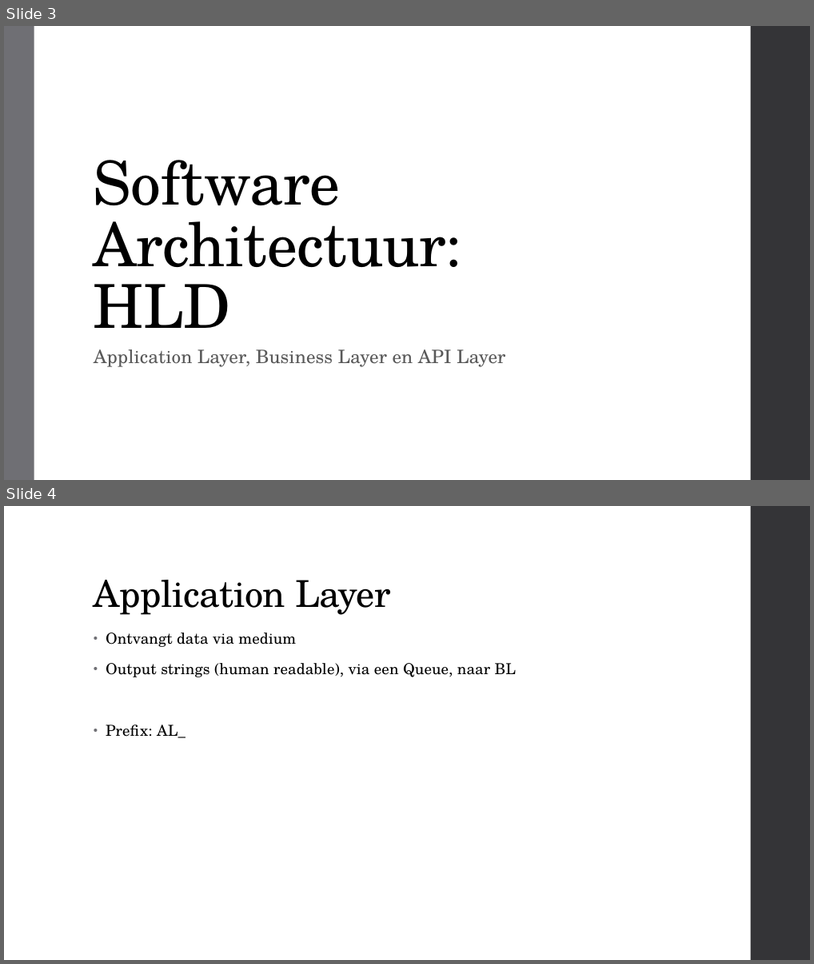
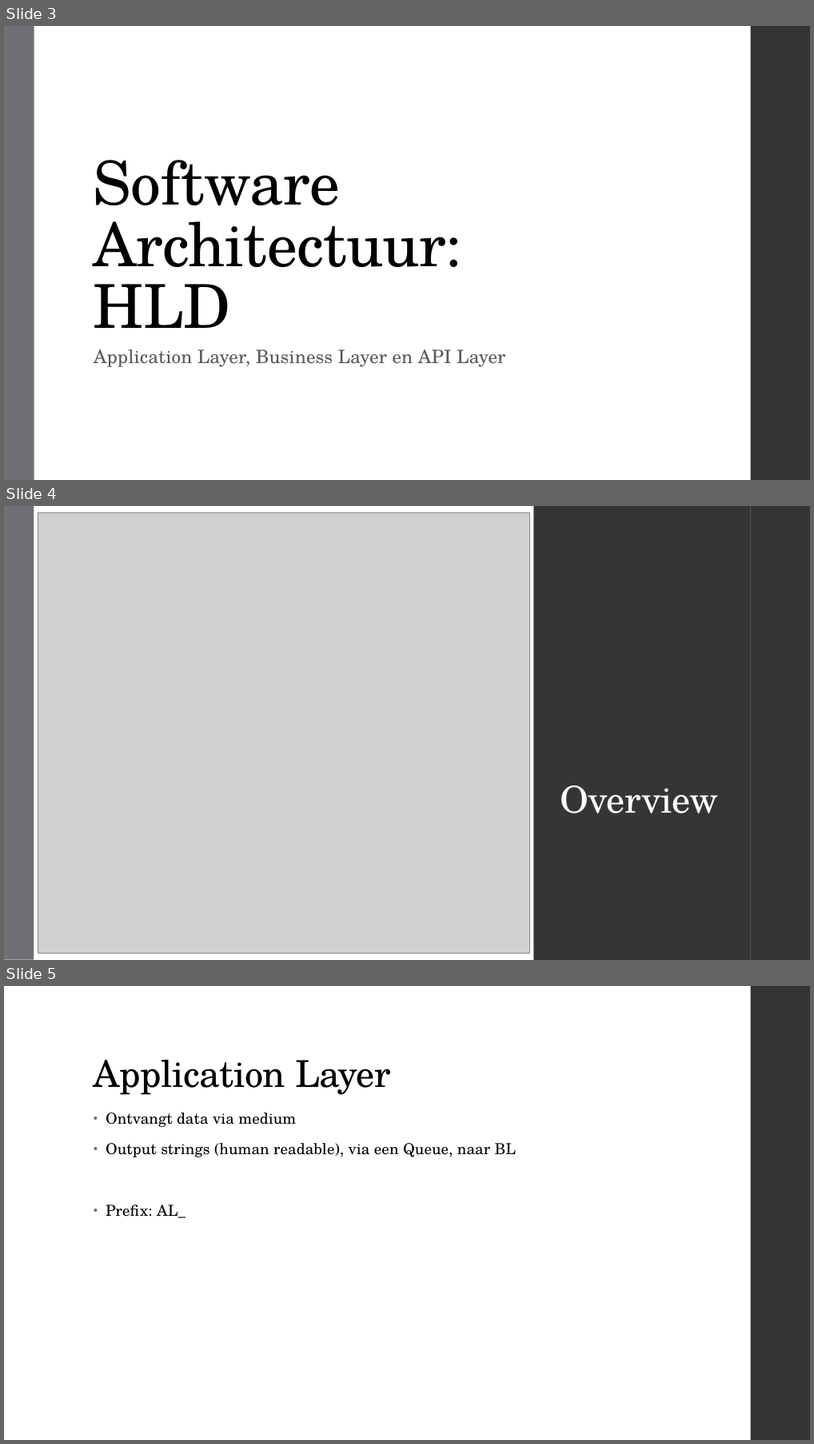
Before and after one commit to JesseSwildens/Software-ontwikkeling-VESOFTON, a slide deck: docs/Pitch Project Startup.pptx. Shown one above the other, each under a label of ours: slides 3 and 4 before the commit, slides 3, 4 and 5 after it. The pictures are 814x964 and 814x1444 pixels, drawn with LibreOffice and Linux fonts; fonts in the diff are those of the drawing; grey boxes stand for pictures. Boxes give left, top, right and bottom in pixels: in the first picture for what was removed or moved away, otherwise in the second. Text is boxed around its words. In the diff, an @@ line names an element or a change of style, - is before the commit and + after.

```diff
--- a/docs/Pitch Project Startup.pptx
+++ b/docs/Pitch Project Startup.pptx
@@ slide 4 added at <box>4,506,810,960</box>, background #FFFFFF; not listed: 1 template element that a slide beside it also shows @@
@@ rectangle added at <box>4,506,34,960</box>, fill #6F6F74 @@
@@ rectangle added at <box>34,506,534,960</box>, fill #FFFFFF @@
@@ rectangle added at <box>34,506,751,960</box>, fill #353537 @@
@@ picture added at <box>38,512,530,952</box> @@
@@ rectangle added at <box>751,506,810,960</box>, fill #353537 @@
@@ title added at <box>560,785,718,813</box>, 44 pt, text #FFFFFF @@
+Overview
@@ what was slide 4 is now slide 5 @@
```
Also in this commit, not shown: 6 slides changed.
